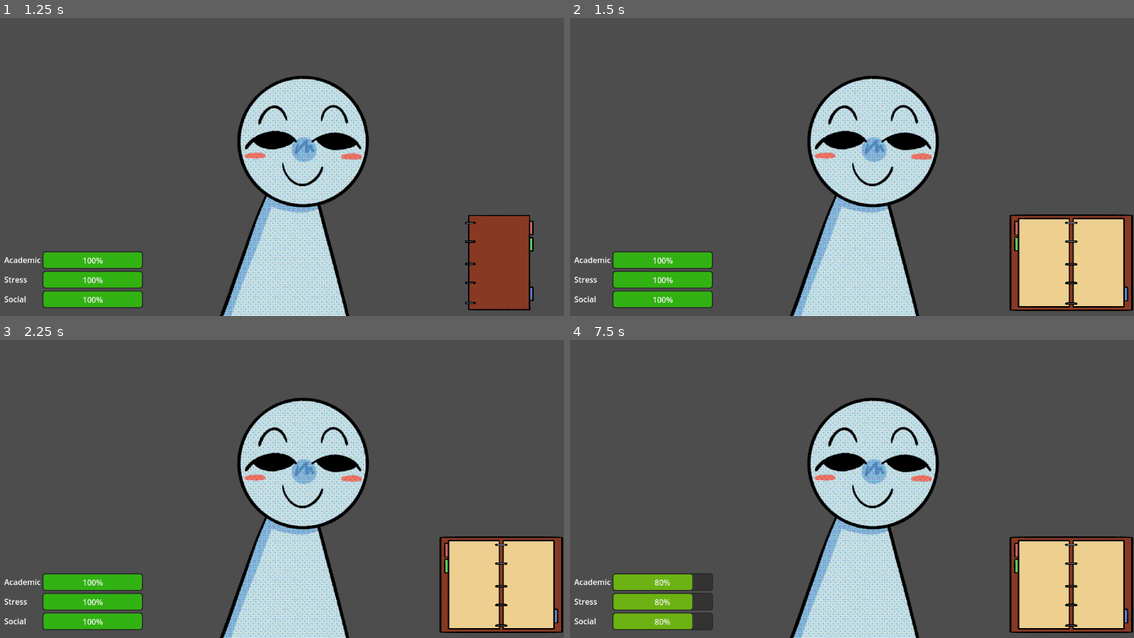
Above: before the commit, frames 1-4 (two rows, left to right).
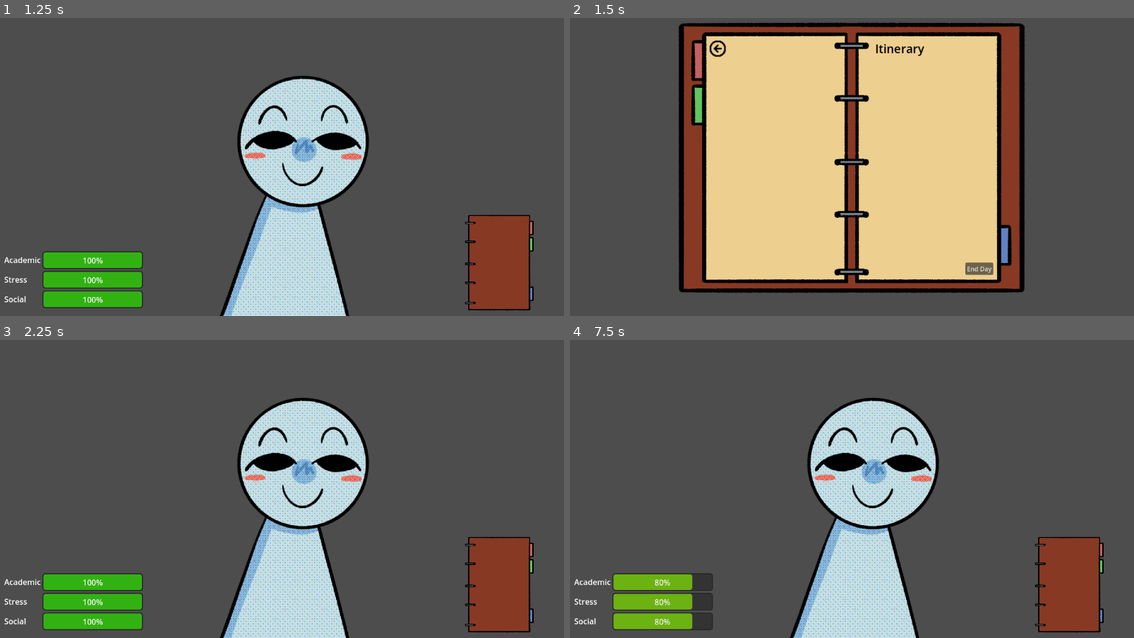
Above: after the commit, the same moments.

Repository: MLJoson/broncoHacksS25
Game: Godot game, scene res://menu.tscn
Two runs of this game, one before a commit and one after it. Both use one fixed random seed, a clock stepped at 60 frames per second and the inputs below.
Inputs (mouse positions are in pixels of both pictures, inside the frame that each line leads up to; where the layout moved, square brackets give the same spot in the first picture):
- Up to frame 1 (1.25 s): click "Start" at 0.5 s
- Up to frame 2 (1.5 s): click (1071, 259) at 1.25 s
- Up to frame 3 (2.25 s): click (146, 369) [501, 581] at 2 s
- Up to frame 4 (7.5 s): click (1071, 581) at 2.75 s; click (981, 590) at 3.5 s, where only the run after the commit has a clickable "End Day"; click (1071, 581) at 4.25 s; click (716, 369) [1071, 581] at 5 s; tap Enter at 5.75, 7.25 s; tap A (add_task) at 5.85 s; tap Space at 6.5 s; tap D (clear) at 6.6 s; tap Down (decrease_val) at 7.35 s

Frame 1 is identical in both runs. In frame 2, 66% of the frame differs, in the area x 0-100%, y 1-100%; in frame 3, 6.8%; in frame 4, 6.8%.

Commit message:
fixed journal

Diff:
--- a/broncohackss25/Scenes/journal.tscn
+++ b/broncohackss25/Scenes/journal.tscn
@@ -1,8 +1,4 @@
-[gd_scene load_steps=3 format=3 uid="uid://b0s1xrvohf8ch"]
-
-[ext_resource type="Texture2D" uid="uid://cgu057fw1di4w" path="res://Assets/Background/Desk.png" id="1_d4r5f"]
-
-[gd_scene load_steps=5 format=3 uid="uid://b0s1xrvohf8ch"]
+[gd_scene load_steps=6 format=3 uid="uid://b0s1xrvohf8ch"]
 
 [ext_resource type="Texture2D" uid="uid://ci0y03ck6d3dc" path="res://Assets/planner_open.png" id="1_civ5d"]
 [ext_resource type="Script" uid="uid://do3t0847dunia" path="res://Scripts/journal.gd" id="1_x6005"]
@@ -10,28 +6,10 @@
 [ext_resource type="Script" uid="uid://bulkb2x8taqvi" path="res://Scripts/go_to_room.gd" id="3_4xnl1"]
 [ext_resource type="PackedScene" uid="uid://l6axmqpyfjt2" path="res://Scenes/tasklist.tscn" id="4_4xnl1"]
 
-
 [node name="Node2D" type="Control"]
 layout_mode = 3
 anchors_preset = 0
 script = ExtResource("1_x6005")
-
-[node name="Camera2D" type="Camera2D" parent="."]
-zoom = Vector2(0.8, 0.8)
-
-[node name="TextureRect" type="TextureRect" parent="."]
-layout_mode = 1
-anchors_preset = 15
-anchor_right = 1.0
-anchor_bottom = 1.0
-offset_left = -752.0
-offset_top = -440.0
-offset_right = 535.0
-offset_bottom = 328.0
-grow_horizontal = 2
-grow_vertical = 2
-scale = Vector2(1.15, 1.15)
-texture = ExtResource("1_d4r5f")
 
 [node name="JournalBg" type="TextureRect" parent="."]
 layout_mode = 1
